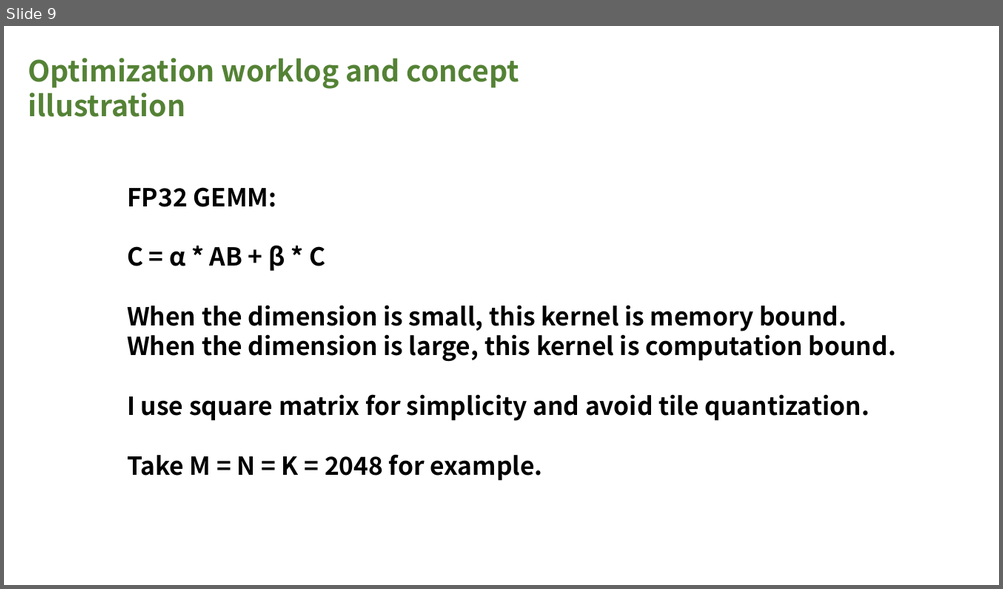
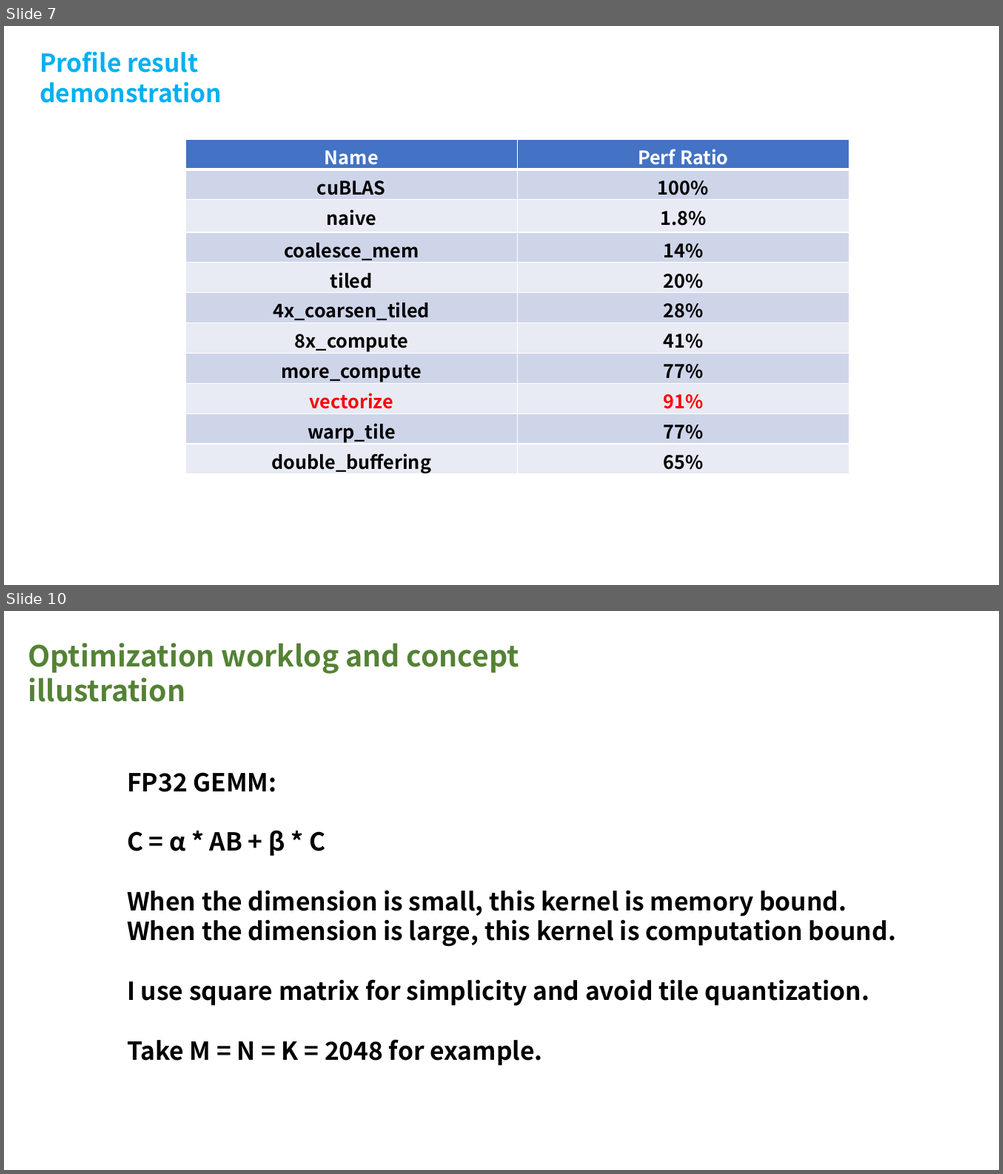
Before and after one commit to InhabitancyCocoon/feather_gemm, a slide deck: docs/presentation.pptx. Shown one above the other, each under a label of ours: slide 9 before the commit, slides 7 and 10 after it; the slides between them are not shown. The pictures are 1003x589 and 1003x1174 pixels, drawn with LibreOffice and Linux fonts; fonts in the diff are those of the drawing. Boxes give left, top, right and bottom in pixels: in the first picture for what was removed or moved away, otherwise in the second. Text is boxed around its words. In the diff, an @@ line names an element or a change of style, - is before the commit and + after.

```diff
--- a/docs/presentation.pptx
+++ b/docs/presentation.pptx
@@ slide 7 added at <box>4,26,999,585</box>, background #FFFFFF @@
@@ text added at <box>40,51,222,103</box>, 24 pt, text #00B0F0, bold @@
+Profile result demonstration
@@ table added at <box>185,139,848,477</box>, 11 rows, 2 columns @@
+Name | Perf Ratio
+cuBLAS | 100%
+naive | 1.8%
+coalesce_mem | 14%
+tiled | 20%
+4x_coarsen_tiled | 28%
+8x_compute | 41%
+more_compute | 77%
+vectorize | 91%
+warp_tile | 77%
+double_buffering | 65%
@@ what was slide 9 is now slide 10 @@
```
Also in this commit, not shown: 18 slides changed, 2 other slides added, 2 other files.
